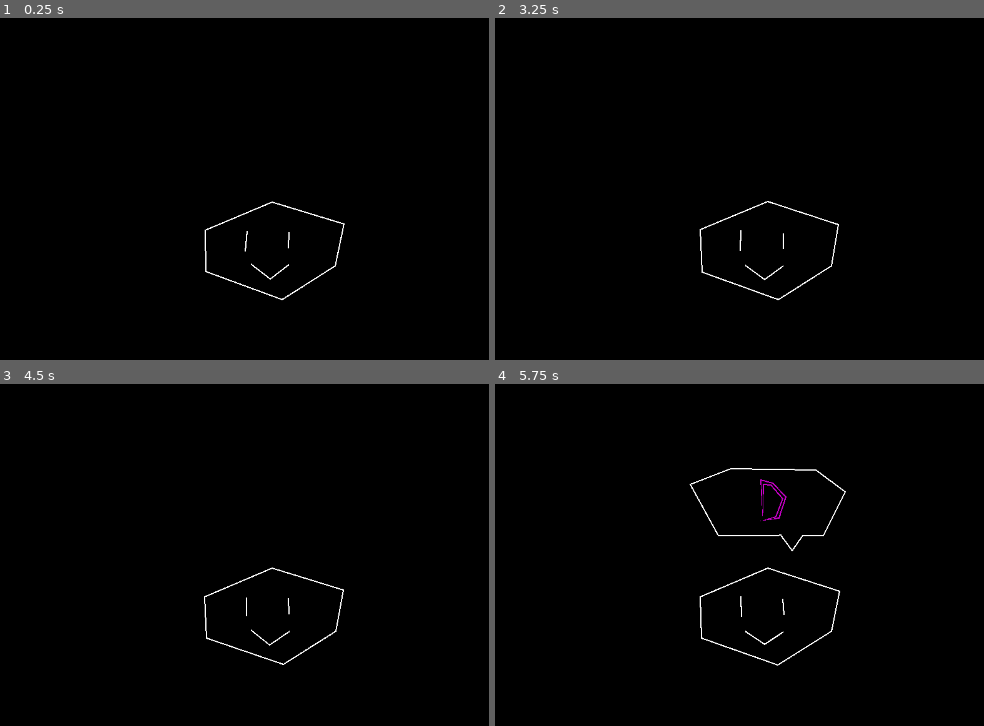
Above: before the commit, frames 1-4 (two rows, left to right).
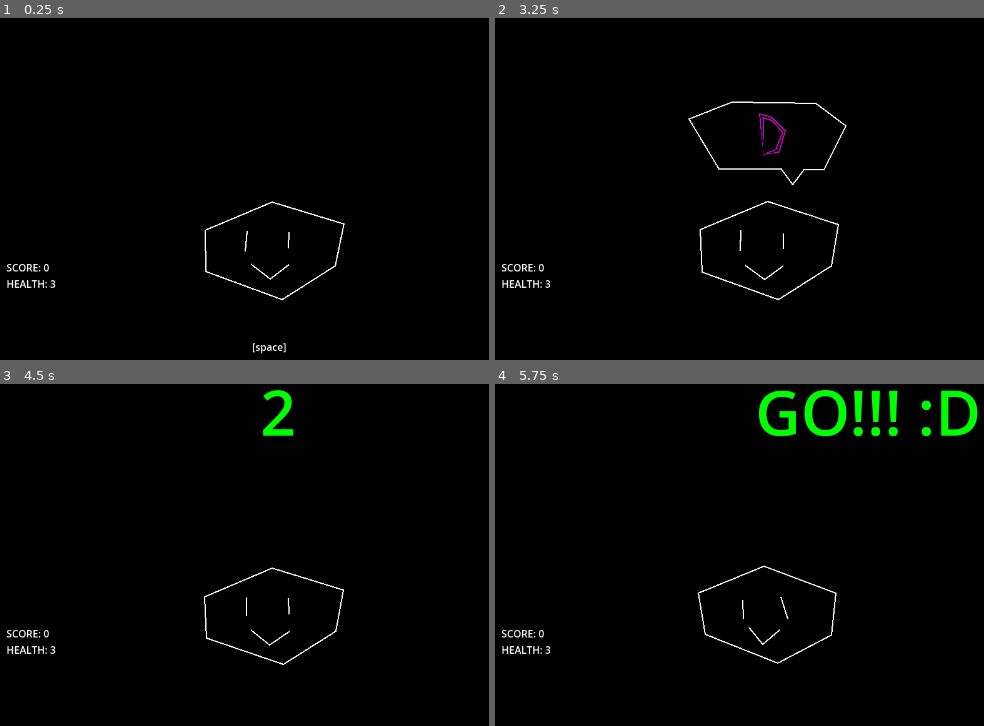
Above: after the commit, the same moments.

Repository: bubbybumble/VectorVibes
Game: Godot game, scene res://level.tscn
Two runs of this game, one before a commit and one after it. Both use one fixed random seed, a clock stepped at 60 frames per second and the inputs below. Before the commit the project has no main scene; this scene is started directly in both runs.
Inputs:
- Up to frame 1 (0.25 s): no input
- Up to frame 2 (3.25 s): tap Enter (enter, bound only after the commit) at 0.5 s; hold D (d) 0.53-1.28 s; tap F (f) at 0.8, 1.35 s; tap J (j) at 1.55 s; hold J (j) 2.03-2.78 s; tap K (k) at 2.3, 2.85 s; tap Space (space) at 3.05 s
- Up to frame 3 (4.5 s): tap Space (space) at 3.6 s; tap Enter (enter, bound only after the commit) at 3.8, 4.35 s; tap Escape (escape, bound only after the commit) at 4.15 s
- Up to frame 4 (5.75 s): tap D (d) at 4.55 s; hold D (d) from 5.03 s (still down); tap F (f) at 5.3 s

The runs differ from the first frame. In frame 1, 0.4% of the frame differs, in the area x 1-59%, y 71-99%; in frame 2, 0.8%; in frame 3, 0.7%; in frame 4, 4.0%, in the area x 1-99%, y 1-83%.

Commit message:
finished game, adding polish

Diff:
--- a/GameMaster.gd
+++ b/GameMaster.gd
@@ -7,19 +7,17 @@
 var iteration = 0
 var score = 0
 var started = false
-var notes = PackedVector2Array()
-
+var notes = PackedVector3Array()
+var health = 3
 var bubbles
 
 var bubble
 
-var input_scores = [0, 0, 0, 0]
 
 var state = "start"
 var time_to_next_turn = 0.0
 
 func start_game():
-	generate_note_set()
 	start_time = Time.get_ticks_msec() * .001
 	$AudioStreamPlayer.play()
 
@@ -30,25 +28,25 @@
 func generate_note_set():
 
 	var possible_patterns = [
-		PackedVector2Array([
-			Vector2(0, 0.0),
-			Vector2(0, 2.0),
+		PackedVector3Array([
+			Vector3(0, 0.0, 0),
+			Vector3(0, 2.0, 0),
 		]),
-		PackedVector2Array([
-			Vector2(0, 1.0),
-			Vector2(0, 3.0),
+		PackedVector3Array([
+			Vector3(0, 1.0, 0),
+			Vector3(0, 3.0, 0),
 		]),
-		PackedVector2Array([
-			Vector2(0, 1.0),
-			Vector2(0, 3.0),
-			Vector2(0, 3.5),
-		]),
-		PackedVector2Array([
-			Vector2(0, 1.0),
-			Vector2(0, 3.0),
-			Vector2(0, 3.0 + 1.0/3.0),
-			Vector2(0, 3.0 + 2.0/3.0),
-		]),
+#		PackedVector3Array([
+#			Vector3(0, 1.0, 0),
+#			Vector3(0, 3.0, 0),
+#			Vector3(0, 3.5, 0),
+#		]),
+#		PackedVector3Array([
+#			Vector3(0, 1.0, 0),
+#			Vector3(0, 3.0, 0),
+#			Vector3(0, 3.0 + 1.0/3.0, 0),
+#			Vector3(0, 3.0 + 2.0/3.0, 0),
+#		]),
 	]
 
 	var new_notes = possible_patterns[randi_range(0, possible_patterns.size() - 1)]
@@ -58,10 +56,43 @@
 		new_notes[i].y = ( (60.0 / bpm) * new_notes[i].y ) + time_to_next_turn
 		new_notes[i].x = randi_range(0, 3)
 
+	for i in range(notes.size()):
+		notes[i].z = 0
+
 	time_to_next_turn += (60.0 / bpm) * 4.0
 	notes.append_array(new_notes)
-	for i in range(4):
-		input_scores[i] = 0
+
+
+
+func apply_damage():
+	for note in notes:
+		if note.z == 0:
+			health -= 1
+			$health.text = "HEALTH: " + str(health)
+	if health <= 0:
+		Settings.score = score
+		get_tree().change_scene_to_file("res://game_over.tscn")
+
+func score_input(n, time):
+	var dist = 234543456357 # loool
+	var closest_note = 0
+	for i in range(notes.size()):
+		var note = notes[i]
+		if note.z == 0 and note.x == n:
+			if abs(time - note.y) < dist:
+				dist = abs(time - note.y)
+				closest_note = i
+
+	if dist < .05:
+		notes[closest_note].z = 1
+		return 10
+	if dist < .15:
+		notes[closest_note].z = 1
+		return 4
+	if dist < .25:
+		notes[closest_note].z = 1
+		return 1
+	return 0
 
 # Called every frame. 'delta' is the elapsed time since the previous frame.
 func _process(_delta):
@@ -70,21 +101,35 @@
 
 	var time = (Time.get_ticks_msec() * .001) - start_time
 	if time >= time_to_next_turn:
+		$countdown.text = "GO!!! :D"
 		start_time = Time.get_ticks_msec() * .001
 
-
-		if state == "saying":
+		if state == "start":
+			generate_note_set()
+			notes_to_display = notes.duplicate()
+			state = "saying"
+			$countdown.text = ""
+		elif state == "saying":
 			state = "listening"
 		else:
+			apply_damage()
 			generate_note_set()
 			state = "saying"
+			$countdown.text = ""
 			notes_to_display = notes.duplicate()
-			print(score)
 		return
 
 	if state == "saying":
+		if time_to_next_turn - time <= 1 * (60.0 / bpm):
+			$countdown.text = "1"
+		elif time_to_next_turn - time <= 2 * (60.0 / bpm):
+			$countdown.text = "2"
+		elif time_to_next_turn - time <= 3 * (60.0 / bpm):
+			$countdown.text = "3"
+
+
+
 		var notes_to_remove = []
-
 
 		for i in range(notes_to_display.size()):
 			var note = notes_to_display[i]
@@ -104,32 +149,31 @@
 			notes_to_display.remove_at(i)
 
 	if state == "listening":
-		for i in range(notes.size()):
-			var note = notes[i]
-			if input_scores[note.x] != -1:
-				var diff = abs(note.y - time)
-				if diff < .2:
-					input_scores[note.x] = 1
-				if diff < .15:
-					input_scores[note.x] = 4
-				if diff < .05:
-					input_scores[note.x] = 10
+		if Input.is_action_just_pressed("d"):
+			$Stewart.wiggle_amt = 10
+			$d.play()
+			score += score_input(0, time)
+			$score.text = "SCORE: " + str(score)
+		if Input.is_action_just_pressed("f"):
+			$Stewart.wiggle_amt = 10
+			$f.play()
+			score += score_input(1, time)
+			$score.text = "SCORE: " + str(score)
+		if Input.is_action_just_pressed("j"):
+			$Stewart.wiggle_amt = 10
+			$j.play()
+			score += score_input(2, time)
+			$score.text = "SCORE: " + str(score)
+		if Input.is_action_just_pressed("k"):
+			$Stewart.wiggle_amt = 10
+			$k.play()
+			score += score_input(3, time)
+			$score.text = "SCORE: " + str(score)
+
 
 
 func _input(event):
-	if start_time:
-		if event.is_action_pressed("d"):
-			score += input_scores[0]
-			input_scores[0] = -1
-		if event.is_action_pressed("f"):
-			score += input_scores[1]
-			input_scores[1] = -1
-		if event.is_action_pressed("j"):
-			score += input_scores[2]
-			input_scores[2] = -1
-		if event.is_action_pressed("k"):
-			score += input_scores[3]
-			input_scores[3] = -1
-	else:
+	if !start_time:
 		if event.is_action("space"):
+			$space.hide()
 			start_game()
--- a/Settings.gd
+++ b/Settings.gd
@@ -1,3 +1,4 @@
 extends Node
 
 const line_thickness = 2
+var score
--- a/Shape.gd
+++ b/Shape.gd
@@ -1,6 +1,6 @@
 extends Node2D
 
-
+var wiggle_amt = 1.0
 
 const line_thickness = 2
 
@@ -31,12 +31,15 @@
 
 func wiggle(v):
 	for i in range(v.size()):
-		v[i].x += randi_range(-1,1) # only a bit of wiggle is a sufficient jiggle!
-		v[i].y += randi_range(-1,1)
+		v[i].x += randi_range(-wiggle_amt,wiggle_amt) # only a bit of wiggle is a sufficient jiggle!
+		v[i].y += randi_range(-wiggle_amt,wiggle_amt)
 
 
 
 
 # Called every frame. 'delta' is the elapsed time since the previous frame.
-func _process(_delta):
+func _process(delta):
 	queue_redraw()
+	if wiggle_amt > 1:
+		wiggle_amt -= delta * 5
+	wiggle_amt = max(wiggle_amt, 1)
--- /dev/null
+++ b/game_over.gd
@@ -0,0 +1,14 @@
+extends Node2D
+
+
+# Called when the node enters the scene tree for the first time.
+func _ready():
+	$Score.text = "SCORE: " + str(Settings.score)
+
+
+
+func _input(event):
+	if event.is_action("enter"):
+		get_tree().change_scene_to_file("res://level.tscn")
+	if event.is_action("escape"):
+		get_tree().change_scene_to_file("res://title_screen.tscn")
--- /dev/null
+++ b/game_over.tscn
@@ -0,0 +1,32 @@
+[gd_scene load_steps=3 format=3 uid="uid://ctbcmxw0trkto"]
+
+[ext_resource type="Script" path="res://game_over.gd" id="1_yrpxk"]
+
+[sub_resource type="LabelSettings" id="LabelSettings_f8v5e"]
+font_size = 27
+font_color = Color(1, 0.235294, 1, 1)
+
+[node name="game_over" type="Node2D"]
+script = ExtResource("1_yrpxk")
+
+[node name="Label" type="Label" parent="."]
+offset_left = 462.0
+offset_top = 213.0
+offset_right = 789.0
+offset_bottom = 421.0
+text = "GAME OVER!!!!!!!!!!!!!
+
+>:(((
+
+do better next time
+
+press [enter] to try again
+press [escape] to return to the main menu"
+
+[node name="Score" type="Label" parent="."]
+offset_left = 461.0
+offset_top = 447.0
+offset_right = 788.0
+offset_bottom = 655.0
+text = "SCORE: 0"
+label_settings = SubResource("LabelSettings_f8v5e")
--- a/level.tscn
+++ b/level.tscn
@@ -8,6 +8,10 @@
 [ext_resource type="AudioStream" uid="uid://f04eiqrvsluw" path="res://TracktionStuff/VectorVibes/Exported/F.mp3" id="6_x6ks2"]
 [ext_resource type="AudioStream" uid="uid://bb3m8mhf0odvs" path="res://TracktionStuff/VectorVibes/Exported/J.mp3" id="7_a3k3b"]
 [ext_resource type="AudioStream" uid="uid://cm0psfwrupsuo" path="res://TracktionStuff/VectorVibes/Exported/K.mp3" id="8_lhrwa"]
+
+[sub_resource type="LabelSettings" id="LabelSettings_ynb0s"]
+font_size = 100
+font_color = Color(0, 1, 0, 1)
 
 [node name="Workspace" type="Node2D"]
 script = ExtResource("1_clkob")
@@ -114,3 +118,32 @@
 
 [node name="k" type="AudioStreamPlayer" parent="."]
 stream = ExtResource("8_lhrwa")
+
+[node name="score" type="Label" parent="."]
+offset_left = 196.0
+offset_top = 490.0
+offset_right = 256.0
+offset_bottom = 516.0
+text = "SCORE: 0"
+
+[node name="health" type="Label" parent="."]
+offset_left = 196.0
+offset_top = 516.0
+offset_right = 265.0
+offset_bottom = 542.0
+text = "HEALTH: 3"
+
+[node name="space" type="Label" parent="."]
+offset_left = 577.0
+offset_top = 617.0
+offset_right = 656.0
+offset_bottom = 643.0
+text = "[space]"
+horizontal_alignment = 1
+
+[node name="countdown" type="Label" parent="."]
+offset_left = 602.0
+offset_top = 78.0
+offset_right = 659.0
+offset_bottom = 218.0
+label_settings = SubResource("LabelSettings_ynb0s")
--- a/project.godot
+++ b/project.godot
@@ -11,6 +11,7 @@
 [application]
 
 config/name="VectorVibes"
+run/main_scene="res://title_screen.tscn"
 config/features=PackedStringArray("4.0", "GL Compatibility")
 boot_splash/bg_color=Color(0.141176, 0.141176, 0.141176, 1)
 config/icon="res://icon.svg"
@@ -56,6 +57,16 @@
 "events": [Object(InputEventKey,"resource_local_to_scene":false,"resource_name":"","device":-1,"window_id":0,"alt_pressed":false,"shift_pressed":false,"ctrl_pressed":false,"meta_pressed":false,"pressed":false,"keycode":0,"physical_keycode":32,"key_label":0,"unicode":32,"echo":false,"script":null)
 ]
 }
+enter={
+"deadzone": 0.5,
+"events": [Object(InputEventKey,"resource_local_to_scene":false,"resource_name":"","device":-1,"window_id":0,"alt_pressed":false,"shift_pressed":false,"ctrl_pressed":false,"meta_pressed":false,"pressed":false,"keycode":0,"physical_keycode":4194309,"key_label":0,"unicode":0,"echo":false,"script":null)
+]
+}
+escape={
+"deadzone": 0.5,
+"events": [Object(InputEventKey,"resource_local_to_scene":false,"resource_name":"","device":-1,"window_id":0,"alt_pressed":false,"shift_pressed":false,"ctrl_pressed":false,"meta_pressed":false,"pressed":false,"keycode":0,"physical_keycode":4194305,"key_label":0,"unicode":0,"echo":false,"script":null)
+]
+}
 
 [rendering]
 
--- /dev/null
+++ b/title_screen.gd
@@ -0,0 +1,15 @@
+extends Node2D
+
+
+# Called when the node enters the scene tree for the first time.
+func _ready():
+	pass # Replace with function body.
+
+
+# Called every frame. 'delta' is the elapsed time since the previous frame.
+func _process(delta):
+	pass
+
+func _input(event):
+	if event.is_action("enter"):
+		get_tree().change_scene_to_file("res://level.tscn")
--- /dev/null
+++ b/title_screen.tscn
@@ -0,0 +1,16 @@
+[gd_scene load_steps=2 format=3 uid="uid://bjcfasl24lroj"]
+
+[ext_resource type="Script" path="res://title_screen.gd" id="1_e8lqj"]
+
+[node name="title_screen" type="Node2D"]
+script = ExtResource("1_e8lqj")
+
+[node name="Label" type="Label" parent="."]
+offset_left = 536.0
+offset_top = 251.0
+offset_right = 743.0
+offset_bottom = 355.0
+text = "Hello and welcome to
+VECTOR_VIBES
+
+press [enter] to start game"
Not shown, added: export_presets.cfg
Not shown: 1 places in level.tscn that only renumber resources
